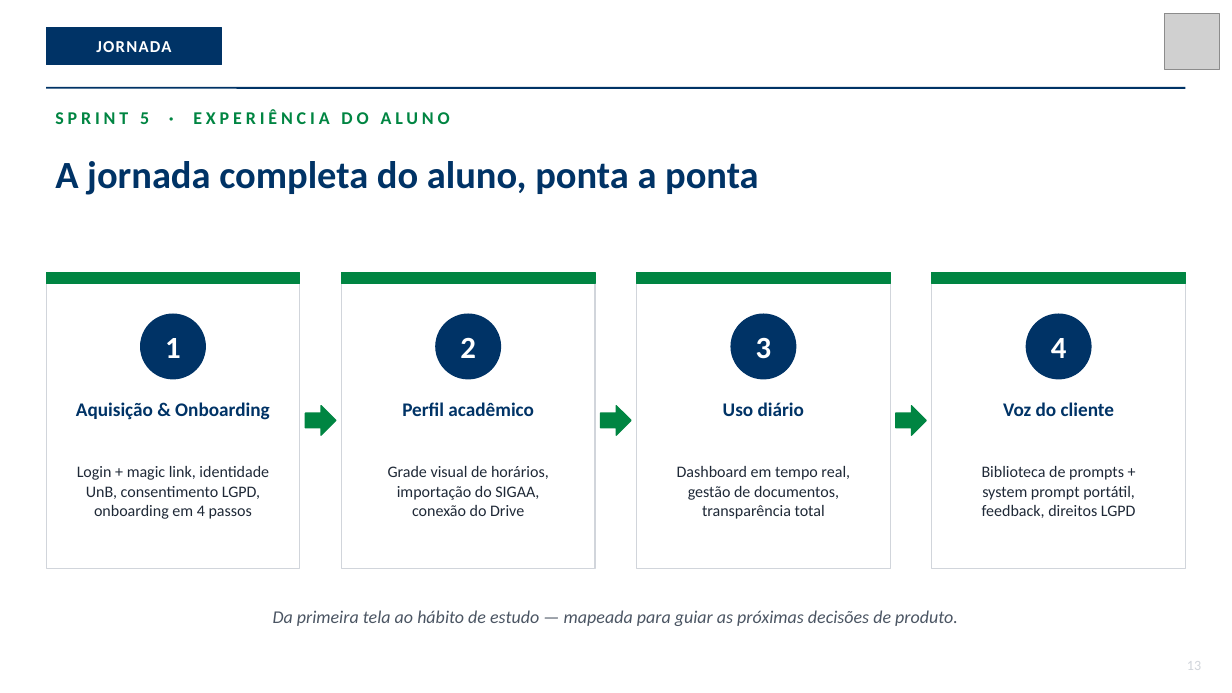
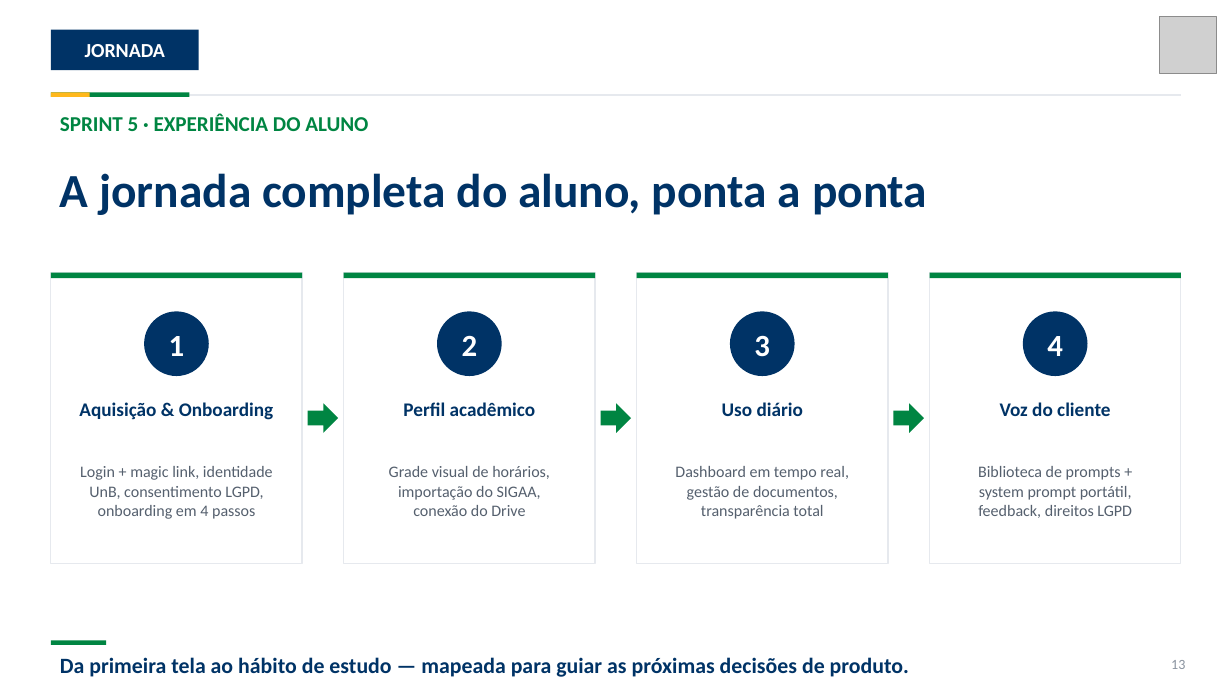
Before and after one commit to Theomurah/psp2-ia-universitarios, a slide deck: slide 13 of Entregas/Nao-Teams/Apresentacoes/PSP2_Apresentacao_Final.pptx. Drawn at 1232x693 pixels with LibreOffice and Linux fonts; fonts in the diff are those of the drawing; grey boxes stand for pictures. Boxes give left, top, right and bottom in pixels: in the first picture for what was removed or moved away, otherwise in the second. Text is boxed around its words. In the diff, an @@ line names an element or a change of style, - is before the commit and + after.

```diff
--- a/Entregas/Nao-Teams/Apresentacoes/PSP2_Apresentacao_Final.pptx
+++ b/Entregas/Nao-Teams/Apresentacoes/PSP2_Apresentacao_Final.pptx
@@ picture: place and size @@
-picture at <box>1165,14,1220,69</box>
+picture at <box>1160,17,1217,74</box>
@@ text "JORNADA" at <box>85,44,165,57</box>: size 13 to 15.5 pt, letter spacing 1 to 0 pt @@
@@ rectangle: place and size @@
-rectangle at <box>46,28,222,65</box>
+rectangle at <box>51,30,199,70</box>
@@ line removed from (46, 88) to (1186, 88) @@
@@ text "SPRINT 5 · EXPERIÊNCIA DO ..." at <box>60,113,368,131</box>: size 14 to 16.5 pt, letter spacing 3 to 0 pt @@
@@ rectangle added at <box>51,94,1181,96</box>, fill #E6E9EE @@
@@ rectangle added at <box>51,92,189,97</box>, fill #008542 @@
@@ rectangle added at <box>51,92,90,97</box>, fill #FFB81C @@
@@ text "A jornada completa do aluno, ..." at <box>60,173,927,215</box>: size 30 to 37 pt @@
@@ rectangle: place and size @@
-rectangle at <box>46,273,300,568</box>
+rectangle at <box>51,273,302,564</box>
@@ rectangle: place and size @@
-rectangle at <box>46,273,300,284</box>
+rectangle at <box>51,273,302,278</box>
@@ rectangle: place and size @@
-rectangle at <box>341,273,595,568</box>
+rectangle at <box>344,273,595,564</box>
@@ rectangle: place and size @@
-rectangle at <box>341,273,595,284</box>
+rectangle at <box>344,273,595,278</box>
@@ rectangle: place and size @@
-rectangle at <box>637,273,891,568</box>
+rectangle at <box>637,273,888,564</box>
@@ rectangle: place and size @@
-rectangle at <box>637,273,891,284</box>
+rectangle at <box>637,273,888,278</box>
@@ outline #008542 1 pt to none in 7 elements at <box>601,404,631,433</box>, <box>308,404,338,433</box>, <box>894,404,924,433</box>, <box>344,273,595,278</box>, <box>637,273,888,278</box>, <box>51,273,302,278</box>, <box>930,273,1181,278</box> @@
@@ outline #D1D5DB 1 pt to #E6E9EE 1 pt in 4 elements at <box>344,273,595,564</box>, <box>637,273,888,564</box>, <box>51,273,302,564</box>, <box>930,273,1181,564</box> @@
@@ rectangle: place and size @@
-rectangle at <box>933,273,1187,568</box>
+rectangle at <box>930,273,1181,564</box>
@@ rectangle: place and size @@
-rectangle at <box>933,273,1187,284</box>
+rectangle at <box>930,273,1181,278</box>
@@ text "1": place and size @@
-text "1" at <box>165,338,181,358</box>
+text "1" at <box>169,336,185,356</box>
@@ ellipse: place and size @@
-ellipse at <box>140,314,205,379</box>
+ellipse at <box>144,311,209,376</box>
@@ outline #003366 1 pt to none in 5 elements at <box>51,30,199,70</box>, <box>437,311,502,376</box>, <box>730,311,795,376</box>, <box>1023,311,1088,376</box>, <box>144,311,209,376</box> @@
@@ text "4": place and size @@
-text "4" at <box>1051,338,1067,358</box>
+text "4" at <box>1047,336,1063,356</box>
@@ ellipse: place and size @@
-ellipse at <box>1027,314,1092,379</box>
+ellipse at <box>1023,311,1088,376</box>
@@ text "Aquisição & Onboarding": place and size @@
-text "Aquisição & Onboarding" at <box>76,402,270,420</box>
+text "Aquisição & Onboarding" at <box>79,402,274,420</box>
@@ text "Voz do cliente": place and size @@
-text "Voz do cliente" at <box>1003,402,1114,416</box>
+text "Voz do cliente" at <box>1000,402,1110,416</box>
@@ text colour #1F2937 to #55606E in 4 elements at <box>389,466,550,516</box>, <box>675,466,849,519</box>, <box>80,466,273,519</box>, <box>978,466,1132,518</box> @@
@@ text "Da primeira tela ao hábito ...": place and size @@
-text "Da primeira tela ao hábito ..." at <box>273,610,958,626</box>
+text "Da primeira tela ao hábito ..." at <box>60,657,909,677</box>
@@ text "Da primeira tela ao hábito ..." at <box>60,657,909,677</box>: size 14 to 17 pt, text colour #4B5563 to #003366, bold on, italic off; alignment centre to left @@
@@ rectangle added at <box>51,640,106,645</box>, fill #008542 @@
@@ text "13": place and size @@
-text "13" at <box>1187,661,1201,670</box>
+text "13" at <box>1171,660,1185,669</box>
@@ text "13" at <box>1171,660,1185,669</box>: text colour #D1D5DB to #8A939F @@
```
Also in this commit, not shown: 14 other slides changed.
